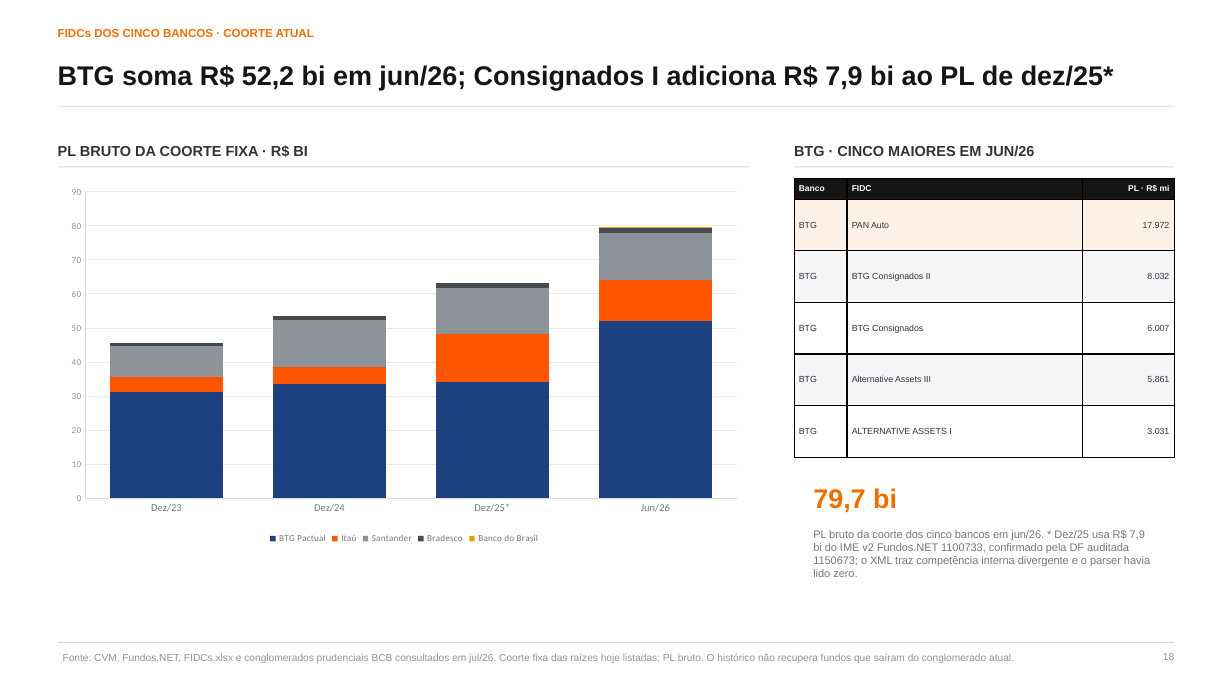
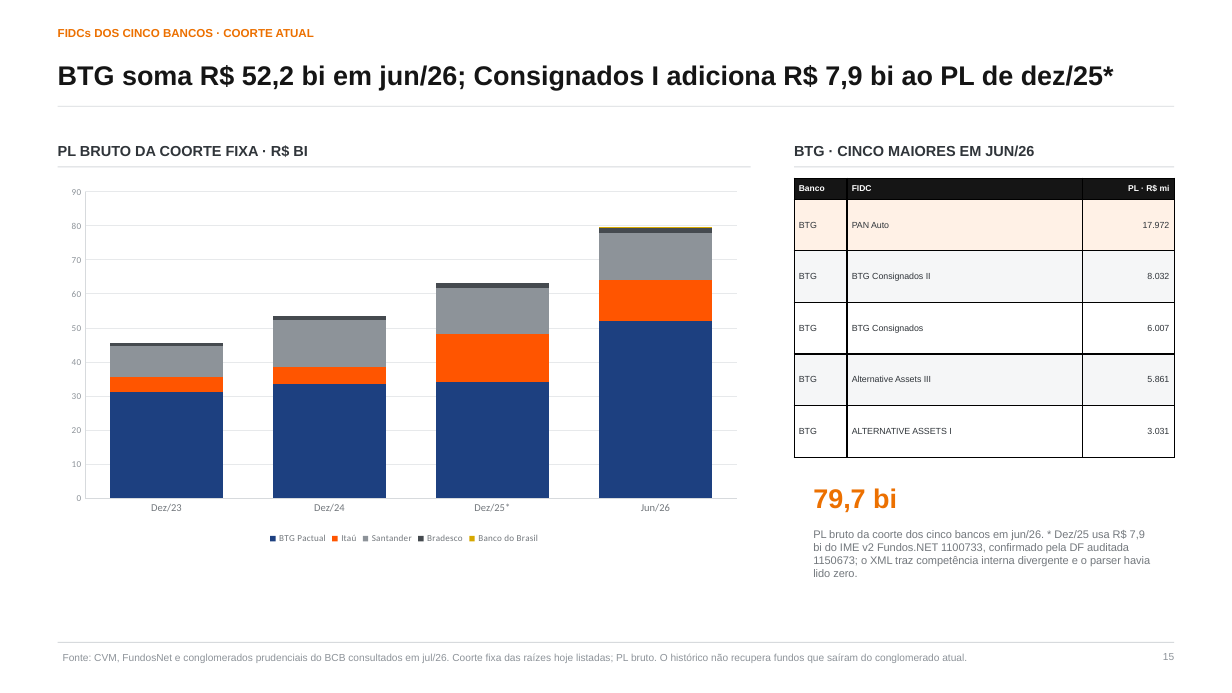
Before and after one commit to abalroar/fidc, a slide deck: slide 15 of data/industry_study/generated_revision/industry_executive_revised.pptx (slide 18 before the commit). Drawn at 1232x693 pixels with LibreOffice and Linux fonts; fonts in the diff are those of the drawing. Boxes give left, top, right and bottom in pixels: in the first picture for what was removed or moved away, otherwise in the second. Text is boxed around its words. In the diff, an @@ line names an element or a change of style, - is before the commit and + after.

```diff
--- a/data/industry_study/generated_revision/industry_executive_revised.pptx
+++ b/data/industry_study/generated_revision/industry_executive_revised.pptx
@@ text at box(63, 653, 967, 663): text changed @@
-Fonte: CVM, Fundos.NET, FIDCs.xlsx e conglomerados prudenciais BCB consultados em jul/26. Coorte fixa das raízes hoje listadas; PL bruto. O histórico não recupera fundos que saíram do conglomerado atual.
+Fonte: CVM, FundosNet e conglomerados prudenciais do BCB consultados em jul/26. Coorte fixa das raízes hoje listadas; PL bruto. O histórico não recupera fundos que saíram do conglomerado atual.
```
Also in this commit, not shown: 42 other slides changed, 4 slides removed, 22 other files.
